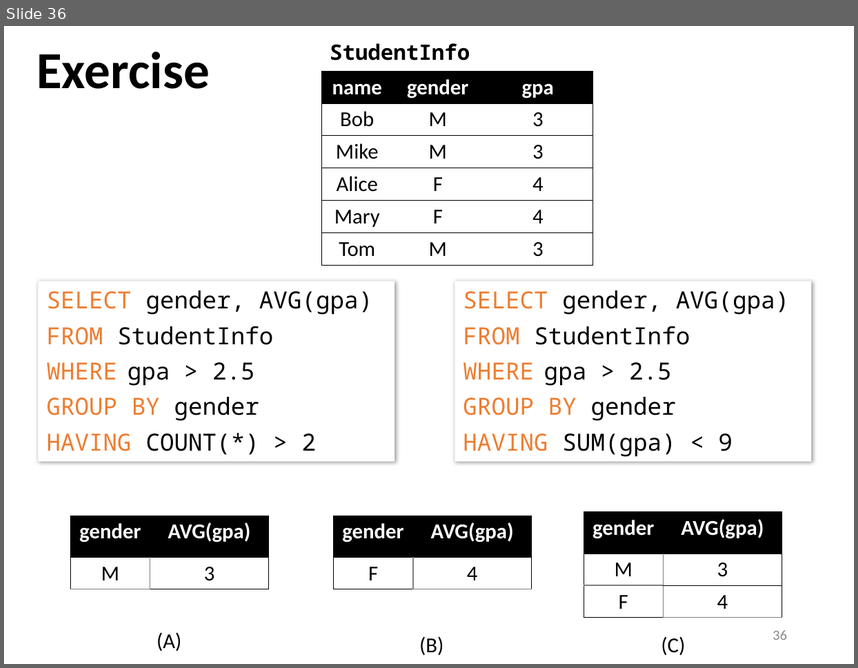
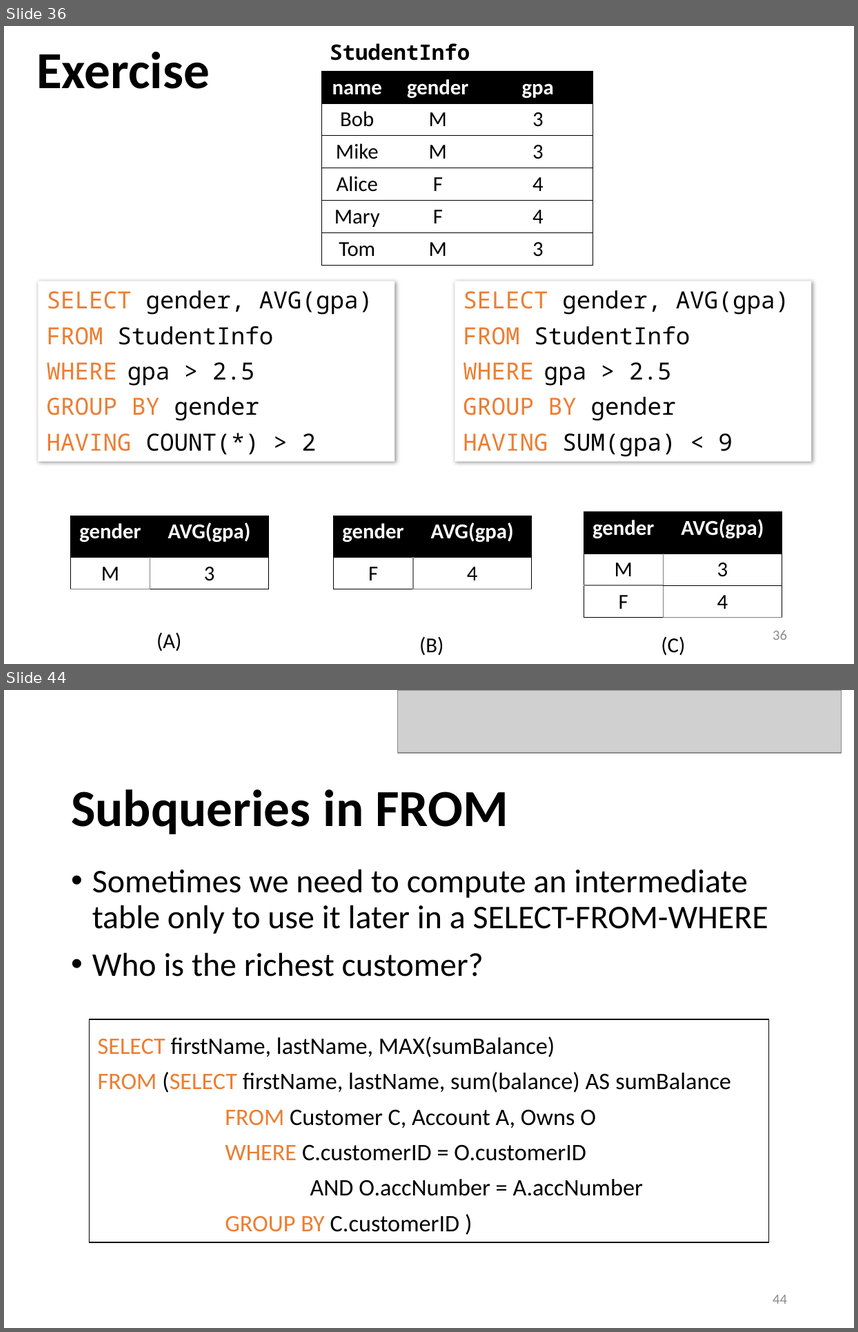
Before and after one commit to sfu-db/cmpt354, a slide deck: Lectures/lec4-sql-advanced.pptx. Shown one above the other, each under a label of ours: slide 36 before the commit, slides 36 and 44 after it; the slides between them are not shown. The pictures are 858x668 and 858x1332 pixels, drawn with LibreOffice and Linux fonts; fonts in the diff are those of the drawing; grey boxes stand for pictures. Boxes give left, top, right and bottom in pixels: in the first picture for what was removed or moved away, otherwise in the second. Text is boxed around its words. In the diff, an @@ line names an element or a change of style, - is before the commit and + after.

```diff
--- a/Lectures/lec4-sql-advanced.pptx
+++ b/Lectures/lec4-sql-advanced.pptx
@@ slide 44 added at (4, 690, 854, 1328), background #FFFFFF @@
@@ picture added at (397, 690, 842, 753) @@
@@ title added at (71, 789, 508, 834), 44 pt, text #000000, bold @@
+Subqueries in FROM
@@ text added at (92, 869, 769, 976), 28 pt, text #000000 @@
+• Sometimes we need to compute an intermediate table only to use it later in a SELECT-FROM-WHERE
+• Who is the richest customer?
@@ rectangle added at (89, 1019, 769, 1243), fill #FFFFFF, outline #000000 1 pt, 20 pt, text #000000 @@
+SELECT firstName, lastName, MAX(sumBalance)
+FROM (SELECT firstName, lastName, sum(balance) AS sumBalance
+  FROM Customer C, Account A, Owns O
+  WHERE C.customerID = O.customerID
+  AND O.accNumber = A.accNumber
+  GROUP BY C.customerID )
@@ page number added at (773, 1294, 787, 1303), 12 pt, text #8C8C8C @@
+44
```
Also in this commit, not shown: 3 slides changed, 20 other slides added, 3 slides removed, 1 other file.
